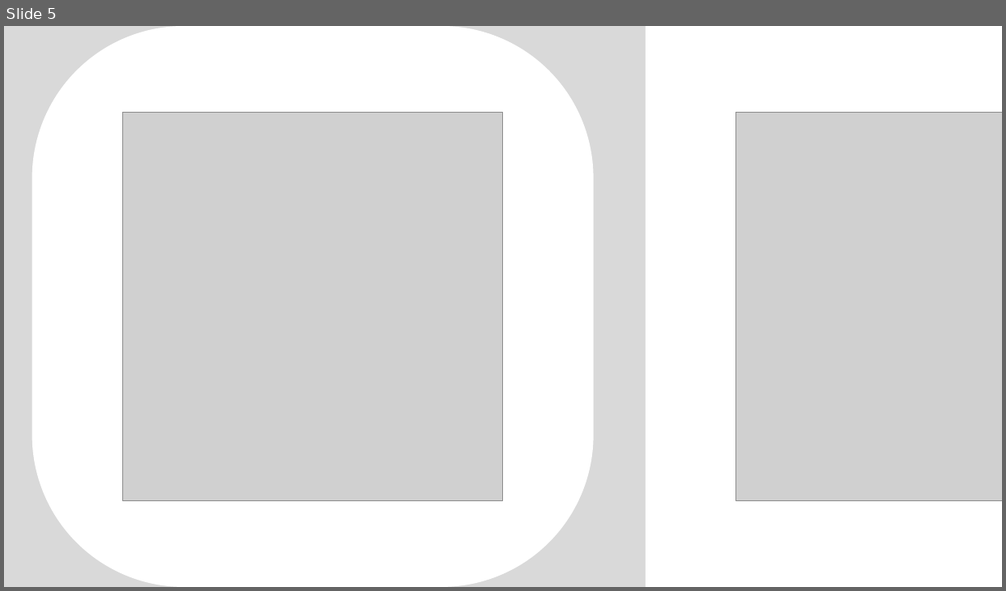
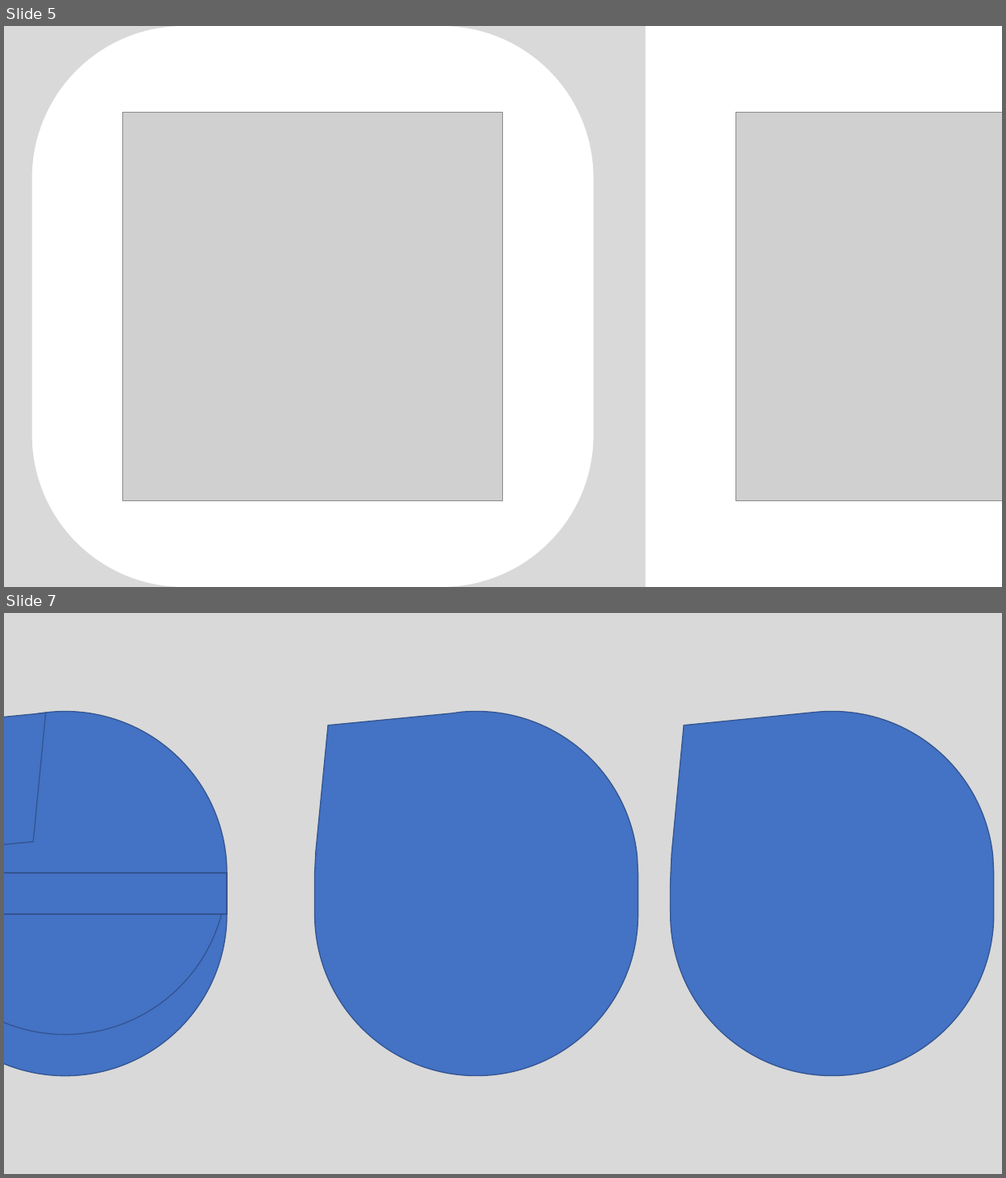
Before and after one commit to GC210GP/flutter-app, a slide deck: references/double-d logo.pptx. Shown one above the other, each under a label of ours: slide 5 before the commit, slides 5 and 7 after it; the slides between them are not shown. The pictures are 1006x591 and 1006x1178 pixels, drawn with LibreOffice and Linux fonts; fonts in the diff are those of the drawing; grey boxes stand for pictures; background and template pictures are left out. Boxes give left, top, right and bottom in pixels: in the first picture for what was removed or moved away, otherwise in the second. Text is boxed around its words. In the diff, an @@ line names an element or a change of style, - is before the commit and + after.

```diff
--- a/references/double-d logo.pptx
+++ b/references/double-d logo.pptx
@@ slide 7 added at (4, 613, 1002, 1174), background #D9D9D9 @@
@@ diamond added at (4, 655, 104, 913), fill #4472C4, outline #325491 1 pt @@
@@ ellipse added at (4, 712, 227, 1035), fill #4472C4, outline #325491 1 pt @@
@@ freeform shape added at (315, 711, 638, 1076), fill #4472C4, outline #325491 1 pt @@
@@ freeform shape added at (671, 711, 994, 1076), fill #4472C4, outline #325491 1 pt @@
@@ ellipse added at (4, 753, 227, 1076), fill #4472C4, outline #325491 1 pt @@
@@ rectangle added at (4, 873, 227, 914), fill #4472C4, outline #325491 1 pt @@
```
Also in this commit, not shown: 3 other slides added, 52 other files.
